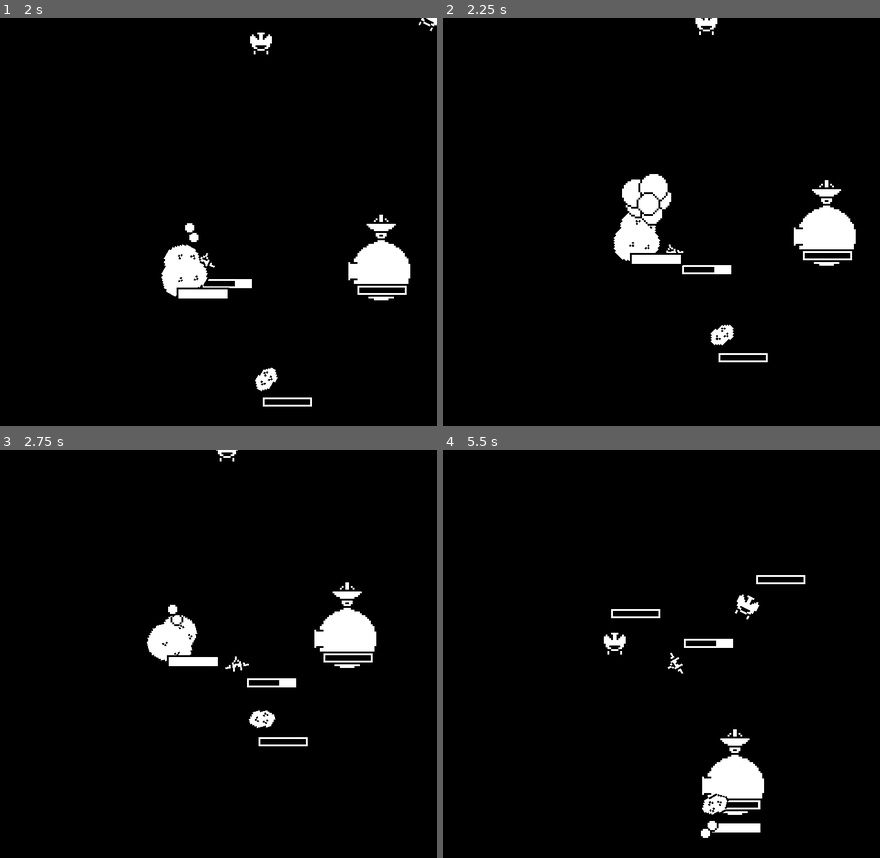
Above: before the commit, frames 1-4 (two rows, left to right).
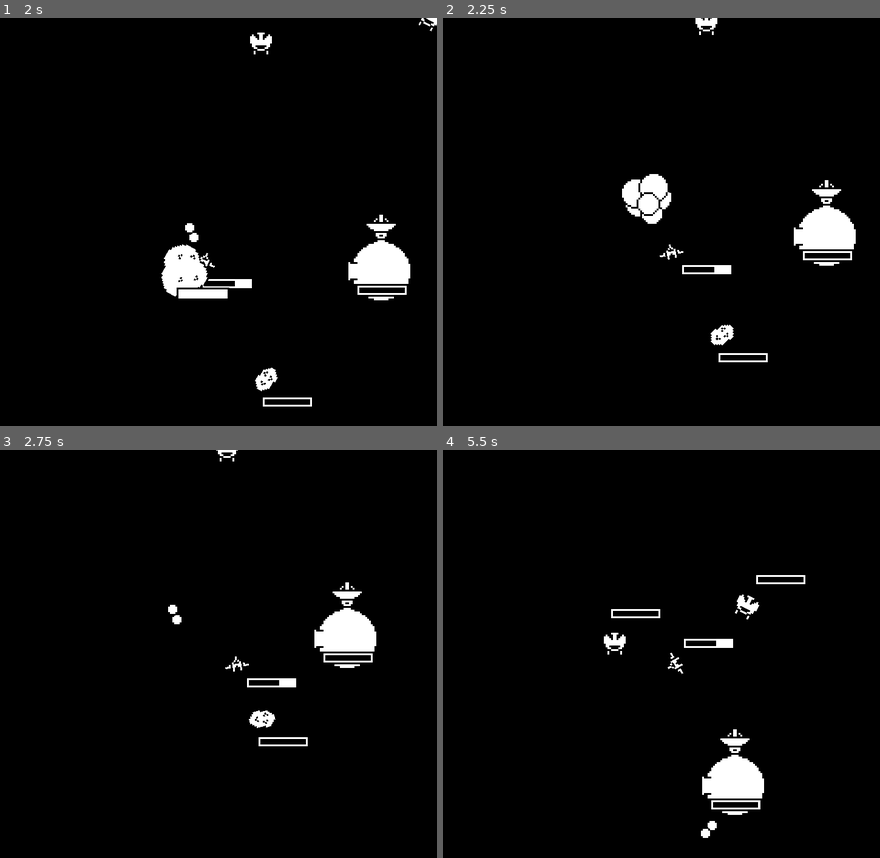
Above: after the commit, the same moments.

Repository: rthurmed/OrbitDefender
Game: Godot game, scene res://src/levels/Test.tscn
Two runs of this game, one before a commit and one after it. Both use one fixed random seed, a clock stepped at 60 frames per second and the inputs below. This scene is started directly instead of the project's main scene. Sound files missing from this copy of the repository are replaced by a short silence.
Inputs:
- Up to frame 1 (2 s): hold Up (higher) 0.53-1.28 s; tap X (invert) at 1.35 s
- Up to frame 2 (2.25 s): hold Down (lower) from 2.03 s (still down)
- Up to frame 3 (2.75 s): keep holding Down (lower)
- Up to frame 4 (5.5 s): release Down (lower) at 2.78 s; tap Z (shoot) at 2.85 s; hold Up (higher) 3.53-4.28 s; tap X (invert) at 4.35 s; hold Down (lower) from 5.03 s (still down)

Frame 1 is identical in both runs. In frame 2, 1.0% of the frame differs, in the area x 39-55%, y 47-61%; in frame 3, 1.1%, in the area x 33-50%, y 40-53%; in frame 4, 0.4%.

Commit message:
Fixed explosion_max error. Altered to remove entity at explosion max

Diff:
--- a/src/game/module/HealthModule.gd
+++ b/src/game/module/HealthModule.gd
@@ -78,7 +78,7 @@
 		emit_signal("died")
 
 		explosion.notify_explosion_max = true
-		explosion.connect("explosion_max", self, "_on_Last_Explosion_explosion_peak")
+		explosion.connect("explosion_max", self, "_on_Last_Explosion_explosion_max")
 		explosion.connect("ended", self, "_on_Last_Explosion_ended")
 
 		has_set_last_explosion = true
@@ -88,12 +88,13 @@
 	emit_signal("last_explosion_peak")
 	if not override_death and has_main_node:
 		main_node.visible = false
+		if not override_death and has_main_node:
+			main_node.queue_free()
 
 
 func _on_Last_Explosion_ended():
+	# Unreacheable
 	emit_signal("completed_death_explosion")
-	if not override_death and has_main_node:
-		main_node.queue_free()
 
 
 func _on_ExplosionDelay_timeout():
